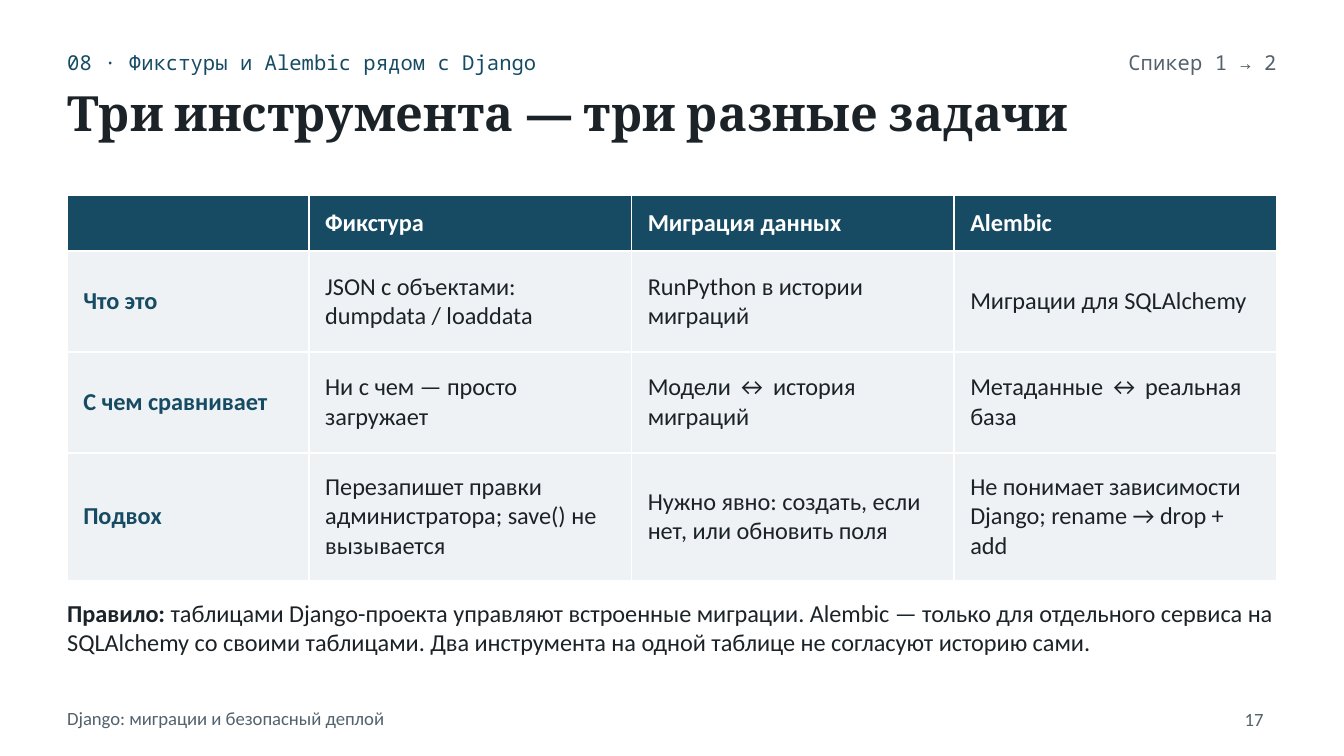
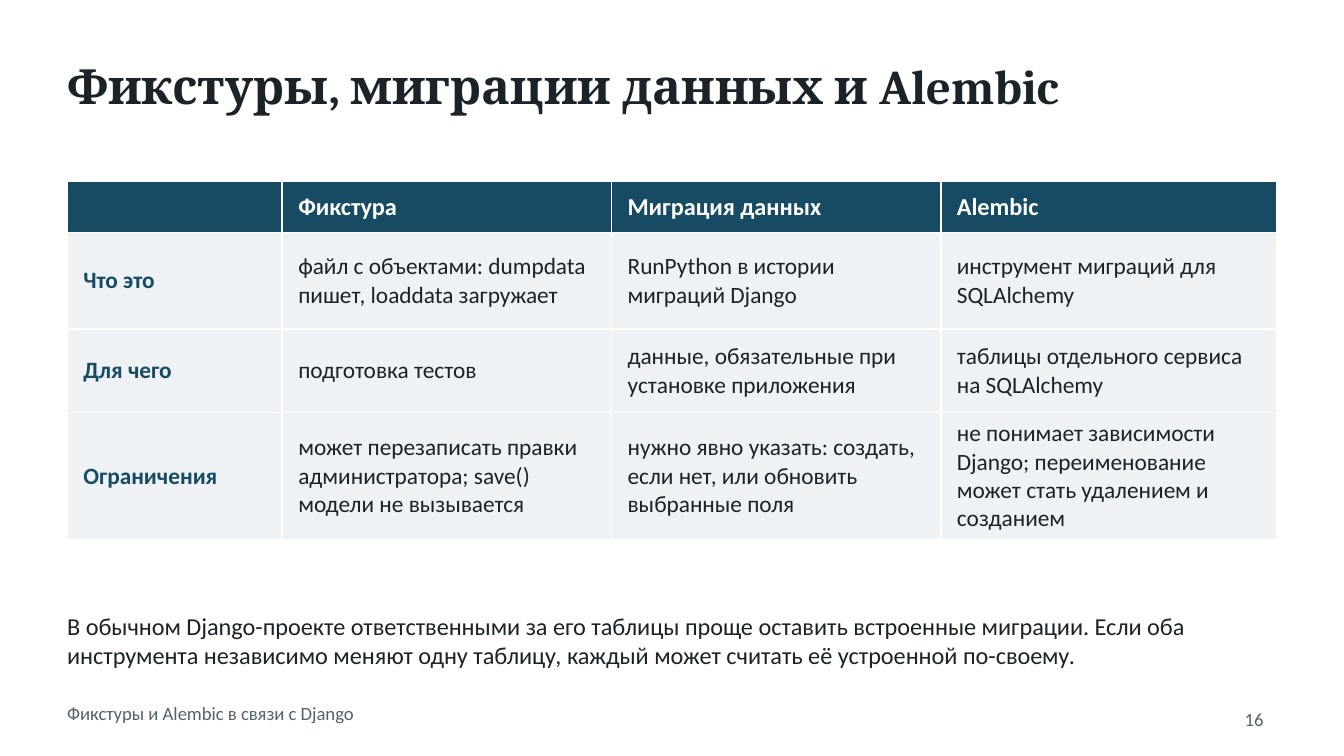
Before and after one commit to Aalerti/django-migrations-report, a slide deck: slide 16 of django_migrations_presentation.pptx (slide 17 before the commit). Drawn at 1344x756 pixels with LibreOffice and Linux fonts; fonts in the diff are those of the drawing. Boxes give left, top, right and bottom in pixels: in the first picture for what was removed or moved away, otherwise in the second. Text is boxed around its words. In the diff, an @@ line names an element or a change of style, - is before the commit and + after.

```diff
--- a/django_migrations_presentation.pptx
+++ b/django_migrations_presentation.pptx
@@ title "Фикстуры, миграции данных и Alembic" at (x1=67, y1=69, x2=1058, y2=116): vertical alignment middle to top @@
@@ text removed at (x1=1128, y1=55, x2=1276, y2=75) @@
-Спикер 1 → 2
@@ title at (x1=67, y1=69, x2=1058, y2=116): text changed; size 11 to 26 pt; font Noto Sans Mono to Cambria; text colour #164B63 to #1B2328; bold on @@
-08 · Фикстуры и Alembic рядом с Django
+Фикстуры, миграции данных и Alembic
@@ title removed at (x1=67, y1=96, x2=1068, y2=143) @@
-Три инструмента — три разные задачи
@@ table at (x1=67, y1=181, x2=1277, y2=534) @@
-row 2: Что это | JSON с объектами: dumpdata / loaddata | RunPython в истории миграций | Миграции для SQLAlchemy
+row 2: Что это | файл с объектами: dumpdata пишет, loaddata загружает | RunPython в истории миграций Django | инструмент миграций для SQLAlchemy
-row 3: С чем сравнивает | Ни с чем — просто загружает | Модели ↔ история миграций | Метаданные ↔ реальная база
+row 3: Для чего | подготовка тестов | данные, обязательные при установке приложения | таблицы отдельного сервиса на SQLAlchemy
-row 4: Подвох | Перезапишет правки администратора; save() не вызывается | Нужно явно: создать, если нет, или обновить поля | Не понимает зависимости Django; rename → drop + add
+row 4: Ограничения | может перезаписать правки администратора; save() модели не вызывается | нужно явно указать: создать, если нет, или обновить выбранные поля | не понимает зависимости Django; переименование может стать удалением и созданием
@@ size 13 to 12.5 pt in "Что это" @@
@@ table resized from (x1=67, y1=195, x2=1277, y2=558) to (x1=67, y1=181, x2=1277, y2=534) @@
@@ text at (x1=67, y1=618, x2=1184, y2=668): text changed @@
-Правило: таблицами Django-проекта управляют встроенные миграции. Alembic — только для отдельного сервиса на SQLAlchemy со своими таблицами. Два инструмента на одной таблице не согласуют историю сами.
+В обычном Django-проекте ответственными за его таблицы проще оставить встроенные миграции. Если оба инструмента независимо меняют одну таблицу, каждый может считать её устроенной по-своему.
@@ text removed at (x1=67, y1=712, x2=385, y2=728) @@
-Django: миграции и безопасный деплой
@@ text added at (x1=67, y1=707, x2=354, y2=723), 10 pt, text #52616B @@
+Фикстуры и Alembic в связи с Django
@@ page number at (x1=1245, y1=713, x2=1264, y2=726): text changed @@
-17
+16
```
Also in this commit, not shown: 17 other slides changed, 2 slides added, 3 slides removed, 1 other file.
